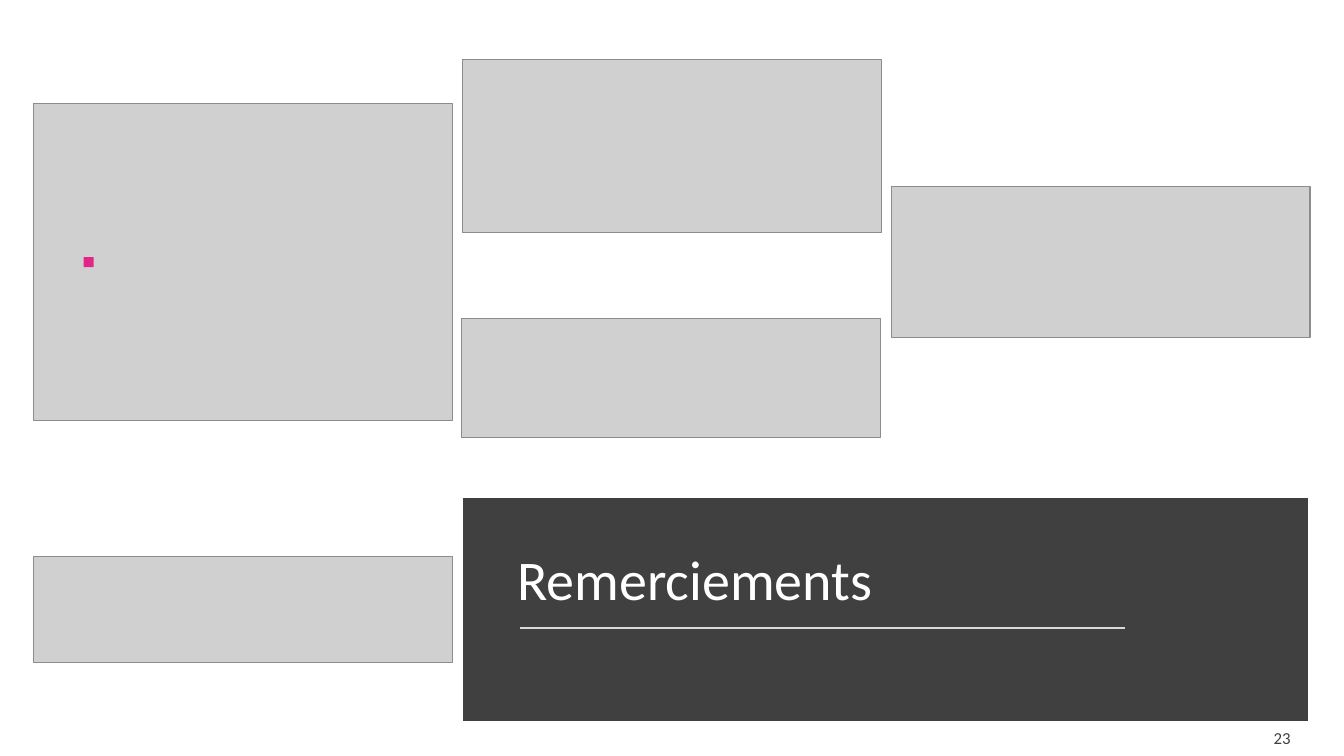
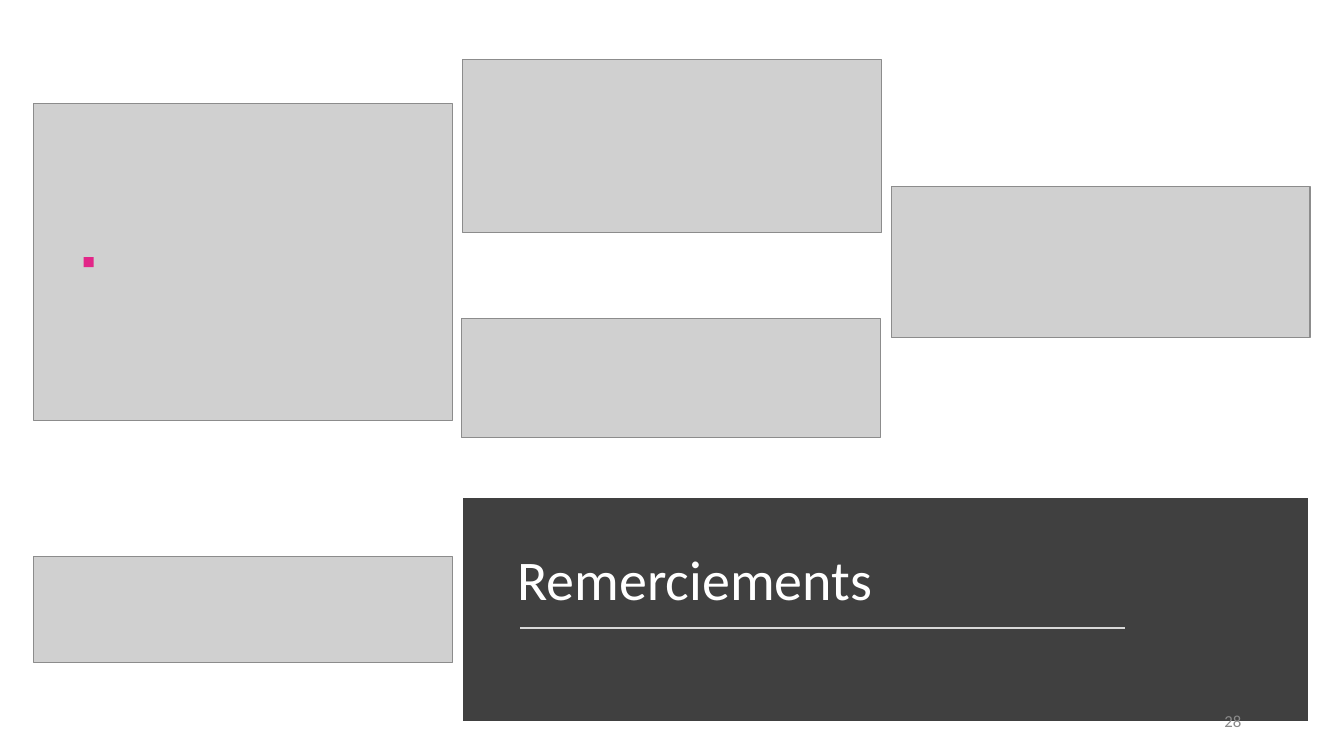
Before and after one commit to FabLabMons/iotlab-connectedobject-workshop, a slide deck: slide 28 of 201809-FabIoTLab-Objet connecte.pptx (slide 23 before the commit). Drawn at 1344x756 pixels with LibreOffice and Linux fonts; fonts in the diff are those of the drawing; grey boxes stand for pictures. Boxes give left, top, right and bottom in pixels: in the first picture for what was removed or moved away, otherwise in the second. Text is boxed around its words. In the diff, an @@ line names an element or a change of style, - is before the commit and + after.

```diff
--- a/201809-FabIoTLab-Objet connecte.pptx
+++ b/201809-FabIoTLab-Objet connecte.pptx
@@ page number added at (1224, 714, 1241, 732), 12 pt, text #8C8C8C @@
+28
@@ page number removed at (1274, 733, 1291, 744) @@
-23
```
Also in this commit, not shown: 19 other slides changed, 6 slides added, 1 slide removed.
